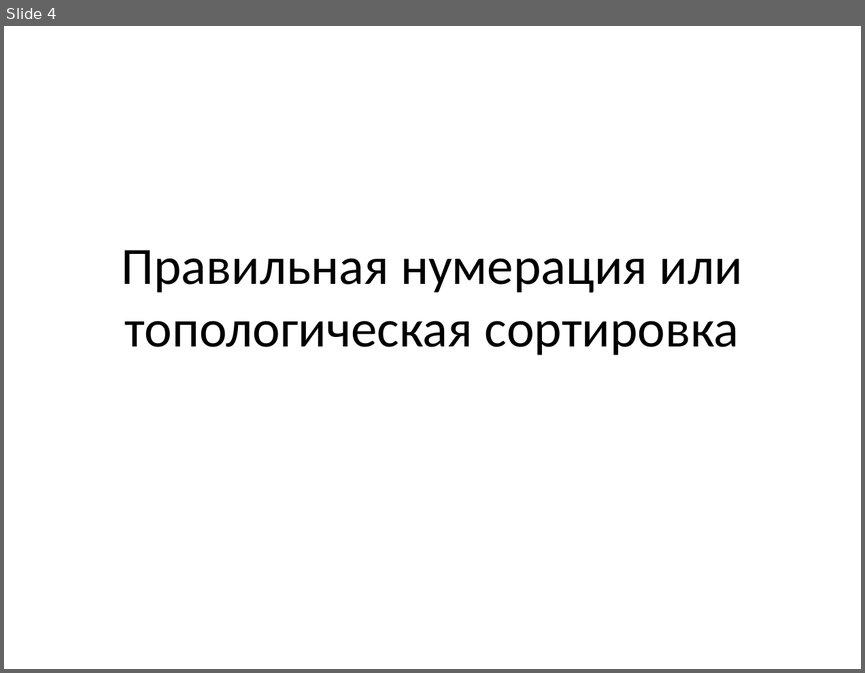
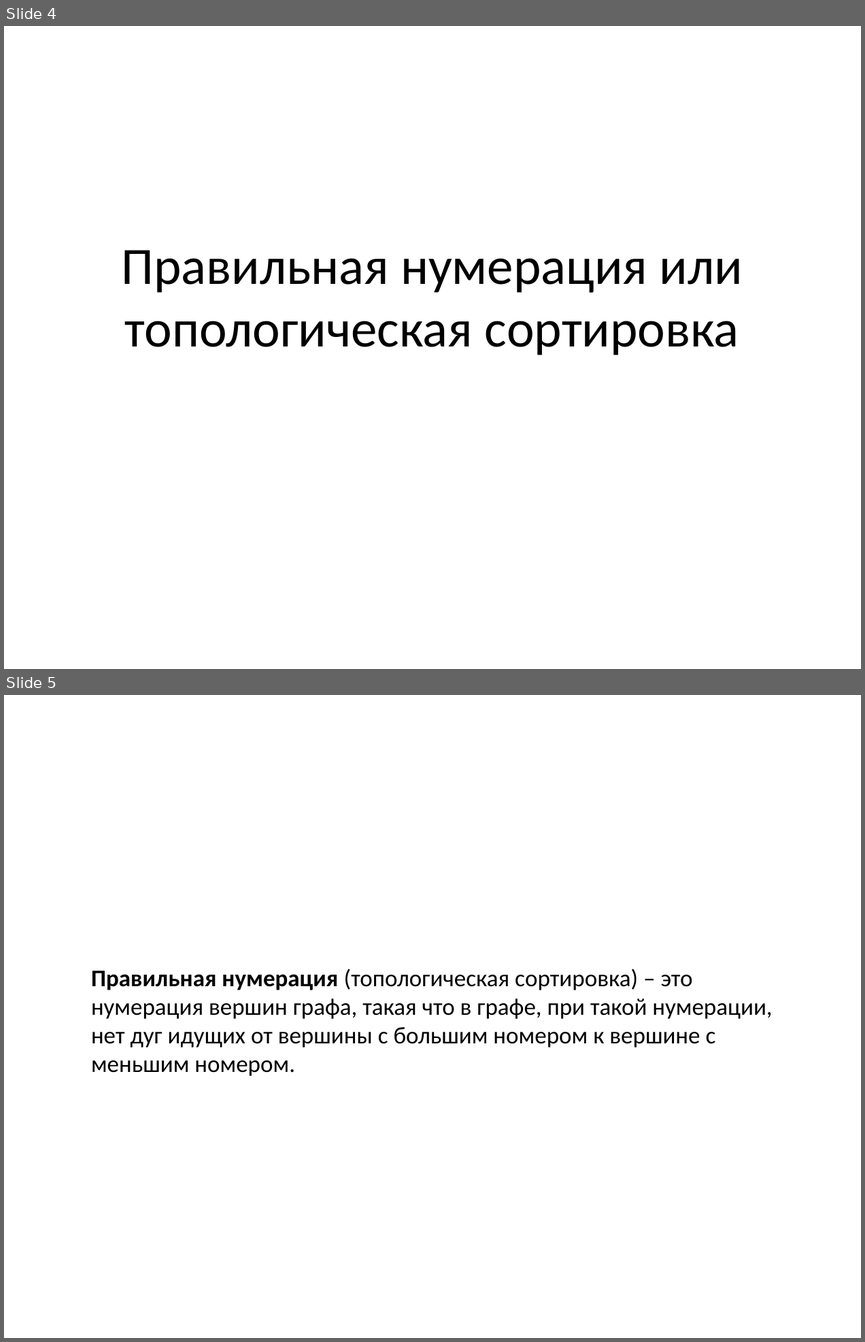
Before and after one commit to SteinbergOB/ANG, a slide deck: Презентации/Лекция 2.pptx. Shown one above the other, each under a label of ours: slide 4 before the commit, slides 4 and 5 after it. The pictures are 865x673 and 865x1342 pixels, drawn with LibreOffice and Linux fonts; fonts in the diff are those of the drawing. Boxes give left, top, right and bottom in pixels: in the first picture for what was removed or moved away, otherwise in the second. Text is boxed around its words. In the diff, an @@ line names an element or a change of style, - is before the commit and + after.

```diff
--- a/Презентации/Лекция 2.pptx
+++ b/Презентации/Лекция 2.pptx
@@ slide 5 added at (4,695,861,1338), background #FFFFFF @@
@@ text added at (91,968,772,1076), 20 pt, text #000000 @@
+Правильная нумерация (топологическая сортировка) – это нумерация вершин графа, такая что в графе, при такой нумерации, нет дуг идущих от вершины с большим номером к вершине с меньшим номером.
```
Also in this commit, not shown: 17 slides changed, 49 other slides added, 1 slide removed, 1 other file.
